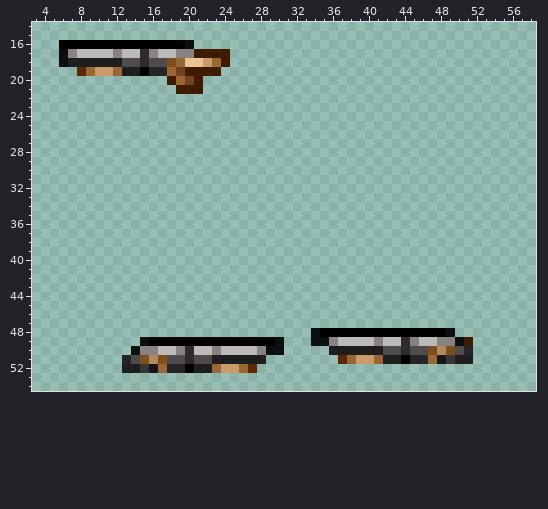
Pixel-art sprite, stored at Resources/Textures/_RMC14/Objects/Weapons/Guns/Shotguns/doublebarrel.rsi/wielded-inhand-left.png. The picture above was drawn from the file before the commit.
The file is 64x64 pixels. Colours within 5 levels of each other are drawn and written as one. Shown: x 3..58, y 14..54.
And afterwards:
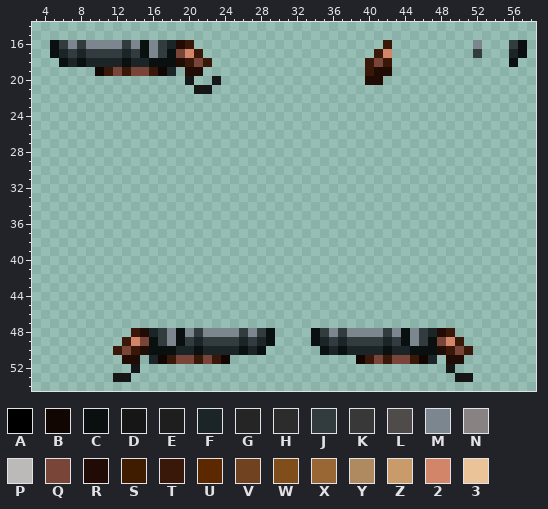
Palette (. is transparent): A #000000  B #110602  C #0a0f10  D #161616  E #1e1e1e  F #1b2528  G #252525  H #2c2c2c  J #323b3e  K #383838  L #504b4b  M #7b868e  N #888282  P #bcb9b9  Q #794539  R #200c04  S #3f1b00  T #391709  U #5c2800  V #70421f  W #7f4e1a  X #996733  Y #af8960  Z #c99b6a  2 #d38569  3 #ebc398
Change:
Changed rows in their new state; - is an unchanged pixel.
first column x 5:
16 CJMJMMMMJMCMJFRT---------------------T---------M---JC
17 CFJFJJJJFJCMJCQ2T...----------------T2---------J---FC
18 --FCFFFFCFFCCCRTQT..---------------TQT-------------C-
19 ---..BTQTQQTBF.RR..----------------TRR---------------
20 -------------..D.-D----------------RR----------------
21 --------------..DD-----------------------------------
first column x 12:
48 --TRFJMCMJMMMMJMJC-----JMJMMMMJMCMJFRT--
49 -T2QCJMCJFJJJJFJFC.----FJFJJJJFJCMJCQ2T.
50 TQTRCCCFFCFFFFCFC..----CFCFFFFCFFCCCRTQT
51 -RR.FBTQQTQTB....--------..BTQTQQTBF.RR.
52 -.D.............---------------------D--
53 DD------------------------------------DD
